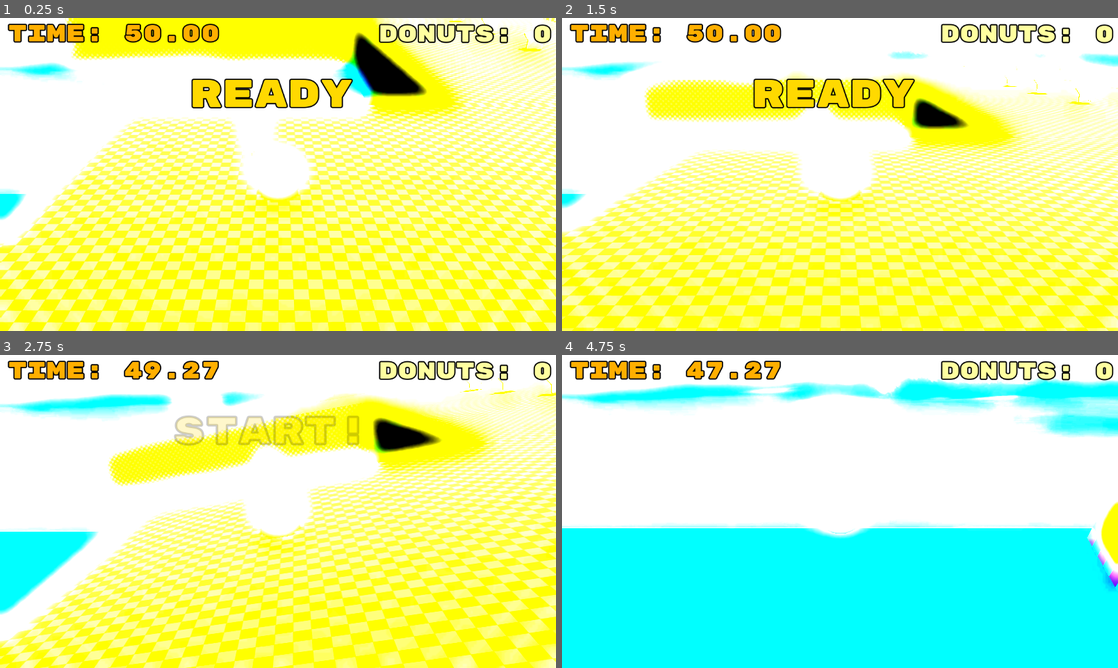
Above: before the commit, frames 1-4 (two rows, left to right).
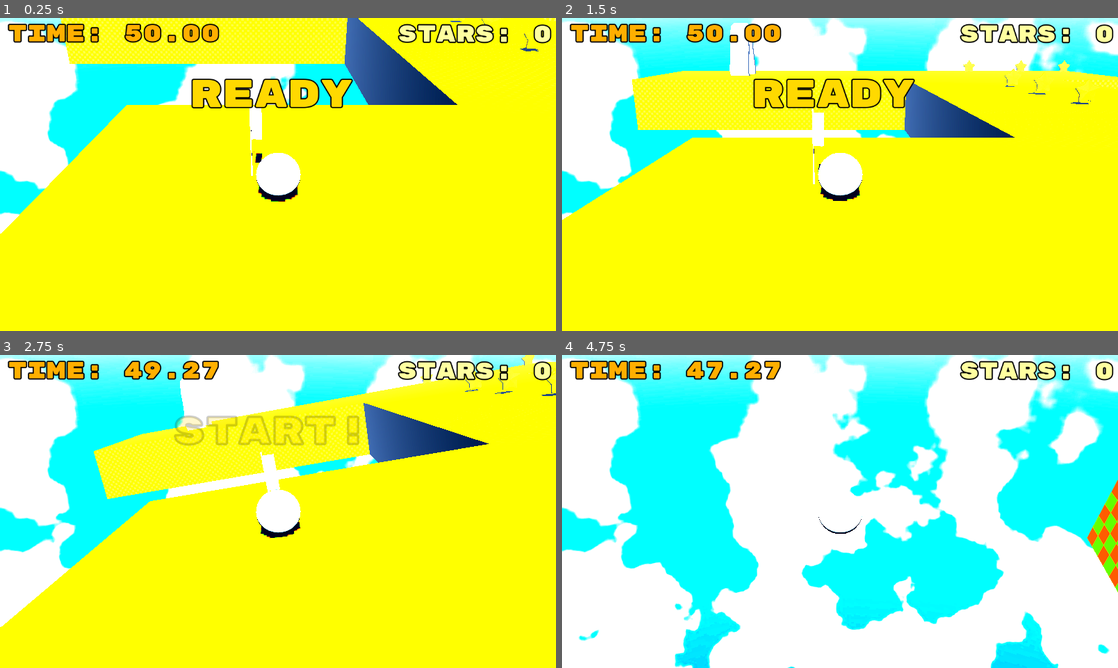
Above: after the commit, the same moments.

Repository: fozzedout/Super-Rolly-Ball
Game: Godot game, scene res://Levels/Level03.tscn
Same seed, same stepped clock (60 frames per second), same inputs: the game is played once before the commit and once after it. This scene is started directly instead of the project's main scene.
Inputs:
- Up to frame 1 (0.25 s): no input
- Up to frame 2 (1.5 s): tap Enter at 0.5 s; hold W (Move_Up) from 0.53 s (still down); tap Space at 1.25 s
- Up to frame 3 (2.75 s): tap Enter at 2 s; release W (Move_Up) at 2.03 s; hold A (Move_Left) from 2.03 s (still down)
- Up to frame 4 (4.75 s): release A (Move_Left) at 3.53 s; hold S (Move_Down) 3.53-4.28 s; hold D (Move_Right) from 4.28 s (still down)

The runs differ from the first frame. In frame 1, 69% of the frame differs, in the area x 0-100%, y 0-100%; in frame 2, 69%; in frame 3, 70%; in frame 4, 62%.

Commit message:
changed donuts to stars

Diff:
--- a/Levels/Level01.tscn
+++ b/Levels/Level01.tscn
@@ -8,7 +8,6 @@
 [ext_resource type="PackedScene" uid="uid://tkwvwr6l4ipo" path="res://TatScenes/Portal/portal.tscn" id="5_rx5en"]
 [ext_resource type="PackedScene" uid="uid://dkv4lecmp48d6" path="res://Assets/flagGreen.glb" id="6_lirog"]
 [ext_resource type="PackedScene" uid="uid://dbgfrc1dy6qkh" path="res://Assets-Scenes/railing.tscn" id="7_sobm3"]
-[ext_resource type="Texture2D" uid="uid://be2xqjsum35p1" path="res://Assets/background.jpg" id="8_6pp7m"]
 [ext_resource type="AudioStream" uid="uid://xq51s74o5iw8" path="res://Assets/Flowing Rocks.ogg" id="9_jr058"]
 [ext_resource type="FontFile" uid="uid://jk53t7iv2q4s" path="res://Assets/RubikMonoOne-Regular.ttf" id="10_q561n"]
 [ext_resource type="AudioStream" uid="uid://bnw1rj5dtwdal" path="res://Assets/powerup.wav" id="11_5ytuc"]
@@ -33,11 +32,6 @@
 
 [sub_resource type="BoxShape3D" id="BoxShape3D_tm63d"]
 size = Vector3(1000, 1, 1000)
-
-[sub_resource type="QuadMesh" id="QuadMesh_1wrm2"]
-
-[sub_resource type="StandardMaterial3D" id="StandardMaterial3D_cs0qq"]
-albedo_texture = ExtResource("8_6pp7m")
 
 [sub_resource type="Animation" id="Animation_x8fa6"]
 resource_name = "FadeStart"
@@ -291,11 +285,6 @@
 [node name="Railing52" parent="Ground/Fences" instance=ExtResource("7_sobm3")]
 transform = Transform3D(-2.18557e-07, 0, 5, 0, 5, 0, -5, 0, -2.18557e-07, -12.7073, 1.26594, 49.1779)
 
-[node name="Backdrop" type="MeshInstance3D" parent="."]
-transform = Transform3D(277.522, 0, 0, 0, 136.628, 0, 0, 0, 60.0078, -0.00280762, -28.6082, -98.4433)
-mesh = SubResource("QuadMesh_1wrm2")
-surface_material_override/0 = SubResource("StandardMaterial3D_cs0qq")
-
 [node name="TimerReload" type="Timer" parent="."]
 wait_time = 2.0
 one_shot = true
--- a/Levels/Level03.tscn
+++ b/Levels/Level03.tscn
@@ -1,12 +1,12 @@
-[gd_scene load_steps=33 format=3 uid="uid://c8fosf3euevf"]
+[gd_scene load_steps=30 format=3 uid="uid://c8fosf3euevf"]
 
 [ext_resource type="Script" path="res://level.gd" id="1_vl8h5"]
 [ext_resource type="PackedScene" uid="uid://dkdvg1uw6o3tv" path="res://Assets-Scenes/ball.tscn" id="2_dt73r"]
+[ext_resource type="PackedScene" uid="uid://d01bknlxvp10s" path="res://TatScenes/skybox.tscn" id="2_u53t4"]
 [ext_resource type="Texture2D" uid="uid://da1ipk5rpfqib" path="res://Assets/checker.png" id="3_l0n4d"]
 [ext_resource type="PackedScene" uid="uid://dkv4lecmp48d6" path="res://Assets/flagGreen.glb" id="4_c5f71"]
 [ext_resource type="PackedScene" uid="uid://tkwvwr6l4ipo" path="res://TatScenes/Portal/portal.tscn" id="5_ljx4h"]
 [ext_resource type="PackedScene" uid="uid://dugtji6l40t6b" path="res://Assets-Scenes/donut.tscn" id="6_06jh5"]
-[ext_resource type="Texture2D" uid="uid://be2xqjsum35p1" path="res://Assets/background.jpg" id="8_w0xes"]
 [ext_resource type="FontFile" uid="uid://jk53t7iv2q4s" path="res://Assets/RubikMonoOne-Regular.ttf" id="9_3x4oj"]
 [ext_resource type="Script" path="res://globals.gd" id="10_13lyp"]
 [ext_resource type="AudioStream" uid="uid://xq51s74o5iw8" path="res://Assets/Flowing Rocks.ogg" id="11_pkj68"]
@@ -18,32 +18,6 @@
 [ext_resource type="AudioStream" uid="uid://ismtxgupemn8" path="res://Assets/perfect.ogg" id="17_cv7nw"]
 [ext_resource type="AudioStream" uid="uid://oripf5yxu22q" path="res://Assets/goal.ogg" id="18_25wpp"]
 
-[sub_resource type="Environment" id="Environment_qj4n2"]
-background_mode = 1
-background_color = Color(0.00447858, 0.00638158, 0.0458453, 1)
-background_energy_multiplier = 5.38
-ambient_light_source = 1
-ambient_light_color = Color(0.0316549, 0.0316549, 0.0316549, 1)
-ambient_light_energy = 7.48
-reflected_light_source = 1
-tonemap_mode = 2
-tonemap_exposure = 1.17
-tonemap_white = 1.84
-sdfgi_enabled = true
-sdfgi_use_occlusion = true
-sdfgi_bounce_feedback = 0.56
-glow_enabled = true
-glow_normalized = true
-glow_intensity = 2.57
-glow_strength = 1.02
-glow_bloom = 1.0
-glow_blend_mode = 1
-glow_hdr_luminance_cap = 42.99
-adjustment_enabled = true
-adjustment_brightness = 2.85
-adjustment_contrast = 1.67
-adjustment_saturation = 2.56
-
 [sub_resource type="BoxShape3D" id="BoxShape3D_c6pdw"]
 size = Vector3(30, 10, 100)
 
@@ -79,11 +53,6 @@
 
 [sub_resource type="BoxShape3D" id="BoxShape3D_tm63d"]
 size = Vector3(1000, 1, 1000)
-
-[sub_resource type="QuadMesh" id="QuadMesh_1wrm2"]
-
-[sub_resource type="StandardMaterial3D" id="StandardMaterial3D_cs0qq"]
-albedo_texture = ExtResource("8_w0xes")
 
 [sub_resource type="Animation" id="Animation_x8fa6"]
 resource_name = "FadeStart"
@@ -121,12 +90,11 @@
 script = ExtResource("1_vl8h5")
 metadata/Level = "Level03"
 
+[node name="Skybox" parent="." instance=ExtResource("2_u53t4")]
+
 [node name="DirectionalLight3D" type="DirectionalLight3D" parent="."]
 transform = Transform3D(1, 0, 0, 0, 0.654741, 0.755853, 0, -0.755853, 0.654741, 0, 30.5478, 46.221)
 shadow_enabled = true
-
-[node name="WorldEnvironment" type="WorldEnvironment" parent="."]
-environment = SubResource("Environment_qj4n2")
 
 [node name="CameraPivot" type="Node3D" parent="."]
 transform = Transform3D(1, 0, 0, 0, 0.965926, 0.258819, 0, -0.258819, 0.965926, 0.386248, 84.9504, 89.4251)
@@ -223,11 +191,6 @@
 
 [node name="donut5" parent="Ground/Collectables" groups=["collectables"] instance=ExtResource("6_06jh5")]
 transform = Transform3D(10, 0, 0, 0, -4.37114e-07, -10, 0, 10, -4.37114e-07, 27.8428, 1.42563, -7.7538)
-
-[node name="Backdrop" type="MeshInstance3D" parent="."]
-transform = Transform3D(1077.52, 0, 0, 0, 530.479, 0, 0, 0, 232.989, -0.00280762, -86.8935, -595.089)
-mesh = SubResource("QuadMesh_1wrm2")
-surface_material_override/0 = SubResource("StandardMaterial3D_cs0qq")
 
 [node name="TimerReload" type="Timer" parent="."]
 wait_time = 2.0
@@ -266,7 +229,7 @@
 theme_override_constants/outline_size = 10
 theme_override_fonts/font = ExtResource("9_3x4oj")
 theme_override_font_sizes/font_size = 50
-text = "Donut Bonus      ×2"
+text = "Star Bonus       ×2"
 metadata/_edit_use_anchors_ = true
 
 [node name="lblLevelScore" type="Label" parent="GoalScreen"]
@@ -341,7 +304,7 @@
 theme_override_constants/outline_size = 10
 theme_override_fonts/font = ExtResource("9_3x4oj")
 theme_override_font_sizes/font_size = 47
-text = "Donuts: 0"
+text = "Stars: 0"
 horizontal_alignment = 2
 vertical_alignment = 1
 
--- a/level.gd
+++ b/level.gd
@@ -2,7 +2,7 @@
 
 var globals
 var time : float = 0
-var donuts : int = 0
+var stars : int = 0
 var doTimer : bool = false
 
 func _ready():
@@ -22,7 +22,7 @@
 		goal_screen("TIME UP!")
 
 	$Hud/lblTime.text = "Time: %0.2f" % time
-	$Hud/lblDonuts.text = "Donuts: " + str(donuts)
+	$Hud/lblDonuts.text = "Stars: " + str(stars)
 
 	var direction = Input.get_vector("Move_Left","Move_Right","Move_Up","Move_Down")
 
@@ -52,11 +52,11 @@
 		goal_screen("GOAL!")
 
 
-func _on_area_3d_area_entered(donut):
-	if donut.is_in_group("collectables"):
+func _on_area_3d_area_entered(star):
+	if star.is_in_group("collectables"):
 		$Audio/Collected.pitch_scale = randf_range(0.8,1.2); $Audio/Collected.play()
-		donuts += 1
-		donut.queue_free()
+		stars += 1
+		star.queue_free()
 
 
 
@@ -77,10 +77,10 @@
 		"TIME UP!" : $Audio/TimeUp.play()
 
 	if title == "GOAL!":
-		var score = round(time * 100 * max(1, (donuts * (1 if $Ground/Collectables.get_child_count() > 0 else 10)) ))
+		var score = round(time * 100 * max(1, (stars * (1 if $Ground/Collectables.get_child_count() > 0 else 10)) ))
 		$GoalScreen.show()
 		$GoalScreen/lblClearScore.text = "Clear Score: %8d" % (time * 100)
-		$GoalScreen/lblDonutBonus.text = ("Donut Bonus      x%d" % (donuts * (1 if $Ground/Collectables.get_child_count() > 0 else 10))) if donuts >= 2 else ""
+		$GoalScreen/lblDonutBonus.text = ("Star Bonus      x%d" % (stars * (1 if $Ground/Collectables.get_child_count() > 0 else 10))) if stars >= 2 else ""
 		$GoalScreen/lblLevelScore.text = "Level Score: %8d" % score
 		$GoalScreen/btnNextLevel.grab_focus()
 		if globals.ts[get_meta("Level")]["Time"] < time: globals.ts[get_meta("Level")]["Time"] = time
Not shown: 1 places in Levels/Level01.tscn that only renumber resources
